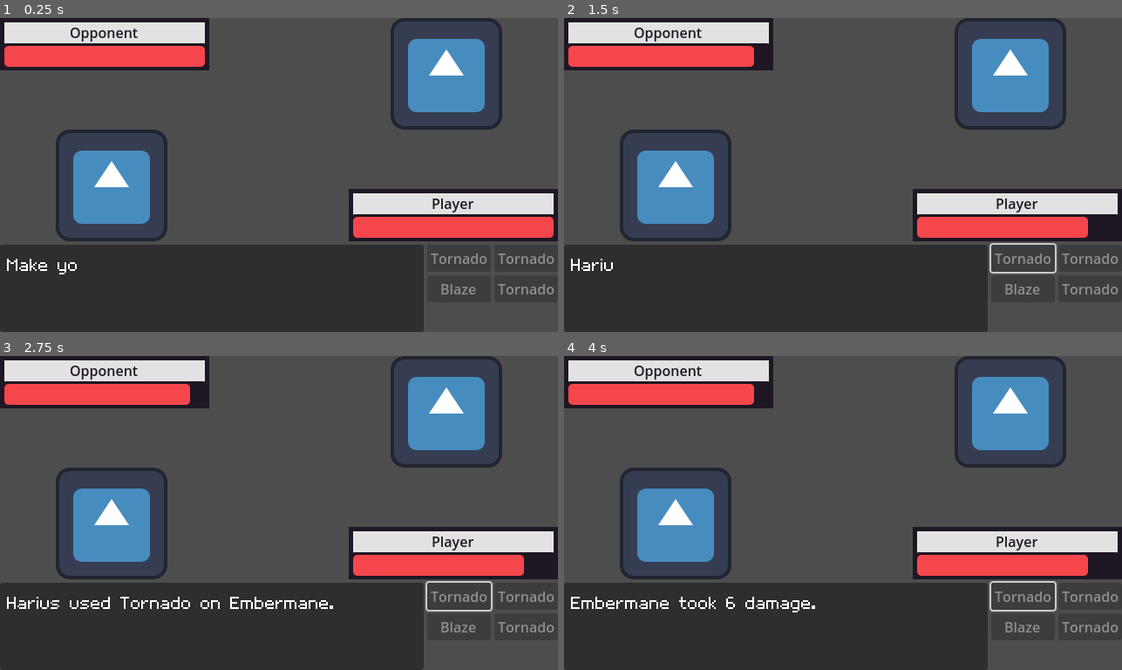
Above: before the commit, frames 1-4 (two rows, left to right).
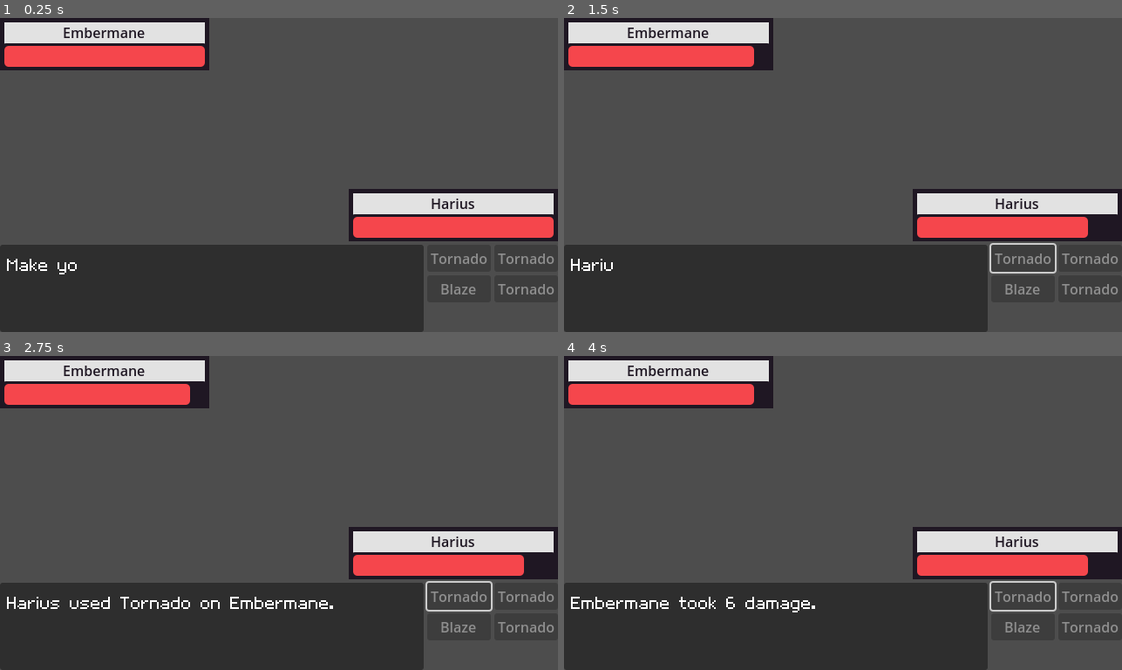
Above: after the commit, the same moments.

Repository: jadicodes/zodiac-battler
Game: Godot game, scene res://battle_arena/battle_arena.tscn
The game is run twice, just before and just after one commit, with the same random seed, the same clock (stepped at 60 frames per second) and the same inputs. The engine's default icon, where the game draws it, is replaced by a stand-in: a white triangle on a blue panel in a dark square.
Inputs:
- Up to frame 1 (0.25 s): no input
- Up to frame 2 (1.5 s): tap Space (advance_text) at 0.6 s; click "Tornado" at 1.25 s
- Up to frame 3 (2.75 s): tap Space (advance_text) at 2.1 s
- Up to frame 4 (4 s): tap Enter at 2.75 s; tap Space (advance_text) at 2.85, 3.6 s

The runs differ from the first frame. In frame 1, 8.5% of the frame differs, in the area x 10-90%, y 0-72%; in frame 2, 8.5%; in frame 3, 8.5%; in frame 4, 8.5%.

Commit message:
Display player names in PlayerInfo UI

Diff:
--- a/project/battle_arena/battle_arena.gd
+++ b/project/battle_arena/battle_arena.gd
@@ -16,8 +16,10 @@
 	_monster_self.fainted.connect(_lose)
 	_monster_self.damage_taken.connect(_self_decrease_health)
 	_monster_opponent.damage_taken.connect(_opponent_decrease_health)
-	%SelfHealthBar.on_game_start(_monster_self.get_total_health_points())
-	%OpponentHealthBar.on_game_start(_monster_opponent.get_total_health_points())
+
+	%OpponentPlayerInfo.set_player(_monster_opponent)
+	%SelfPlayerInfo.set_player(_monster_self)
+
 	_message_queue.queue_started.connect(_disable_move_buttons)
 	_message_queue.queue_depleted.connect(_enable_move_buttons)
 
@@ -82,11 +84,11 @@
 
 
 func _self_decrease_health(damage_amount: int) -> void:
-	%SelfHealthBar.subtract_health(damage_amount)
+	%SelfPlayerInfo.subtract_health(damage_amount)
 
 
 func _opponent_decrease_health(damage_amount: int) -> void:
-	%OpponentHealthBar.subtract_health(damage_amount)
+	%OpponentPlayerInfo.subtract_health(damage_amount)
 
 
 func _add_move_used_message(target: Monster, move: Move, monster: Monster) -> void:
--- a/project/battle_arena/battle_arena.tscn
+++ b/project/battle_arena/battle_arena.tscn
@@ -1,12 +1,11 @@
-[gd_scene load_steps=13 format=3 uid="uid://bi4etr5s1v3kc"]
+[gd_scene load_steps=10 format=3 uid="uid://bi4etr5s1v3kc"]
 
 [ext_resource type="Script" uid="uid://lxbgsksdckqd" path="res://battle_arena/battle_arena.gd" id="1_r4nqg"]
 [ext_resource type="Resource" uid="uid://c8u3hw5eqn458" path="res://monsters/breed/embermane.tres" id="2_lj2wh"]
 [ext_resource type="Script" uid="uid://c6p10u1cg3yux" path="res://monsters/monster.gd" id="3_ewqu3"]
 [ext_resource type="Resource" uid="uid://bmt1iiqphqefe" path="res://monsters/breed/harius.tres" id="4_etk7j"]
-[ext_resource type="Texture2D" uid="uid://c8dwb7jo0e1jy" path="res://icon.svg" id="5_etk7j"]
 [ext_resource type="PackedScene" uid="uid://bny50y62exih" path="res://battle_arena/textbox/textbox.tscn" id="5_ewqu3"]
-[ext_resource type="PackedScene" uid="uid://bi5q4u2esn6us" path="res://battle_arena/health_bar.tscn" id="5_uvb1j"]
+[ext_resource type="PackedScene" uid="uid://pw78k5es24iv" path="res://battle_arena/player_info/PlayerInfo.tscn" id="7_uvb1j"]
 [ext_resource type="Script" uid="uid://dvtydvip1p0w1" path="res://battle_arena/message_queue/message_queue.gd" id="8_akadq"]
 
 [sub_resource type="Resource" id="Resource_lj2wh"]
@@ -18,12 +17,6 @@
 script = ExtResource("3_ewqu3")
 _breed = ExtResource("4_etk7j")
 metadata/_custom_type_script = "uid://c6p10u1cg3yux"
-
-[sub_resource type="StyleBoxFlat" id="StyleBoxFlat_uvb1j"]
-bg_color = Color(0.12156863, 0.09019608, 0.13725491, 1)
-
-[sub_resource type="StyleBoxFlat" id="StyleBoxFlat_akadq"]
-bg_color = Color(0.8862745, 0.8862745, 0.8862745, 1)
 
 [node name="BattleArena" type="Control"]
 layout_mode = 3
@@ -48,112 +41,31 @@
 layout_mode = 2
 size_flags_vertical = 3
 
-[node name="OpponentInfo" type="Panel" parent="VBoxContainer/Control"]
-layout_mode = 0
-offset_right = 240.0
+[node name="OpponentPlayerInfo" parent="VBoxContainer/Control" instance=ExtResource("7_uvb1j")]
+unique_name_in_owner = true
+layout_mode = 1
+anchors_preset = 0
+anchor_right = 0.0
+anchor_bottom = 0.0
+offset_right = 0.0
 offset_bottom = 60.0
-theme_override_styles/panel = SubResource("StyleBoxFlat_uvb1j")
+grow_horizontal = 1
+grow_vertical = 1
+size_flags_horizontal = 0
 
-[node name="MarginContainer" type="MarginContainer" parent="VBoxContainer/Control/OpponentInfo"]
-layout_mode = 1
-anchors_preset = 15
-anchor_right = 1.0
-anchor_bottom = 1.0
-grow_horizontal = 2
-grow_vertical = 2
-theme_override_constants/margin_left = 5
-theme_override_constants/margin_top = 5
-theme_override_constants/margin_right = 5
-theme_override_constants/margin_bottom = 5
-
-[node name="Panel" type="Panel" parent="VBoxContainer/Control/OpponentInfo/MarginContainer"]
-layout_mode = 2
-theme_override_styles/panel = SubResource("StyleBoxFlat_akadq")
-
-[node name="VBoxContainer" type="VBoxContainer" parent="VBoxContainer/Control/OpponentInfo/MarginContainer/Panel"]
-layout_mode = 0
-offset_right = 230.0
-offset_bottom = 50.0
-grow_horizontal = 2
-grow_vertical = 2
-
-[node name="NameLabel" type="Label" parent="VBoxContainer/Control/OpponentInfo/MarginContainer/Panel/VBoxContainer"]
-layout_mode = 2
-theme_override_colors/font_color = Color(0.12156863, 0.09019608, 0.13725491, 1)
-text = "Opponent"
-horizontal_alignment = 1
-
-[node name="OpponentHealthBar" parent="VBoxContainer/Control/OpponentInfo/MarginContainer/Panel/VBoxContainer" instance=ExtResource("5_uvb1j")]
+[node name="SelfPlayerInfo" parent="VBoxContainer/Control" instance=ExtResource("7_uvb1j")]
 unique_name_in_owner = true
-layout_mode = 2
-
-[node name="SelfInfo" type="Panel" parent="VBoxContainer/Control"]
 layout_mode = 1
 anchors_preset = 3
 anchor_left = 1.0
 anchor_top = 1.0
-anchor_right = 1.0
-anchor_bottom = 1.0
 offset_left = -240.0
 offset_top = -60.0
+offset_right = 0.0
+offset_bottom = 0.0
 grow_horizontal = 0
 grow_vertical = 0
-theme_override_styles/panel = SubResource("StyleBoxFlat_uvb1j")
-
-[node name="MarginContainer" type="MarginContainer" parent="VBoxContainer/Control/SelfInfo"]
-layout_mode = 1
-anchors_preset = 15
-anchor_right = 1.0
-anchor_bottom = 1.0
-grow_horizontal = 2
-grow_vertical = 2
-theme_override_constants/margin_left = 5
-theme_override_constants/margin_top = 5
-theme_override_constants/margin_right = 5
-theme_override_constants/margin_bottom = 5
-
-[node name="Panel" type="Panel" parent="VBoxContainer/Control/SelfInfo/MarginContainer"]
-layout_mode = 2
-theme_override_styles/panel = SubResource("StyleBoxFlat_akadq")
-
-[node name="VBoxContainer" type="VBoxContainer" parent="VBoxContainer/Control/SelfInfo/MarginContainer/Panel"]
-layout_mode = 0
-offset_right = 230.0
-offset_bottom = 50.0
-grow_horizontal = 2
-grow_vertical = 2
-
-[node name="SelfLabel" type="Label" parent="VBoxContainer/Control/SelfInfo/MarginContainer/Panel/VBoxContainer"]
-layout_mode = 2
-theme_override_colors/font_color = Color(0.12156863, 0.09019608, 0.13725491, 1)
-text = "Player"
-horizontal_alignment = 1
-
-[node name="SelfHealthBar" parent="VBoxContainer/Control/SelfInfo/MarginContainer/Panel/VBoxContainer" instance=ExtResource("5_uvb1j")]
-unique_name_in_owner = true
-layout_mode = 2
-
-[node name="TextureRect" type="TextureRect" parent="VBoxContainer/Control"]
-layout_mode = 1
-anchors_preset = 2
-anchor_top = 1.0
-anchor_bottom = 1.0
-offset_left = 64.0
-offset_top = -128.0
-offset_right = 192.0
-grow_vertical = 0
-texture = ExtResource("5_etk7j")
-
-[node name="TextureRect2" type="TextureRect" parent="VBoxContainer/Control"]
-layout_mode = 1
-anchors_preset = 1
-anchor_left = 1.0
-anchor_right = 1.0
-offset_left = -192.0
-offset_right = -64.0
-offset_bottom = 128.0
-grow_horizontal = 0
-texture = ExtResource("5_etk7j")
+size_flags_horizontal = 0
 
 [node name="HBoxContainer" type="HBoxContainer" parent="VBoxContainer"]
 layout_mode = 2
--- a/project/battle_arena/health_bar.gd
+++ b/project/battle_arena/health_bar.gd
@@ -17,7 +17,7 @@
 	_update_health_bar()
 
 
-func on_game_start(max_health: int):
+func set_max_health(max_health: int):
 	max_value = max_health
 	_current_health = max_health
 	_update_health_bar()
--- /dev/null
+++ b/project/battle_arena/player_info/PlayerInfo.tscn
@@ -0,0 +1,62 @@
+[gd_scene load_steps=5 format=3 uid="uid://pw78k5es24iv"]
+
+[ext_resource type="Script" uid="uid://8xj0u1kfd7v5" path="res://battle_arena/player_info/player_info.gd" id="1_ynlxm"]
+[ext_resource type="PackedScene" uid="uid://bi5q4u2esn6us" path="res://battle_arena/health_bar.tscn" id="2_lem0m"]
+
+[sub_resource type="StyleBoxFlat" id="StyleBoxFlat_k54w4"]
+bg_color = Color(0.12156863, 0.09019608, 0.13725491, 1)
+
+[sub_resource type="StyleBoxFlat" id="StyleBoxFlat_i44ap"]
+bg_color = Color(0.8862745, 0.8862745, 0.8862745, 1)
+
+[node name="PlayerInfo" type="Control"]
+custom_minimum_size = Vector2(0, 60)
+layout_mode = 3
+anchors_preset = 15
+anchor_right = 1.0
+anchor_bottom = 1.0
+offset_right = -400.0
+offset_bottom = -300.0
+grow_horizontal = 2
+grow_vertical = 2
+script = ExtResource("1_ynlxm")
+
+[node name="OpponentInfo" type="Panel" parent="."]
+layout_mode = 0
+offset_right = 240.0
+offset_bottom = 60.0
+theme_override_styles/panel = SubResource("StyleBoxFlat_k54w4")
+
+[node name="MarginContainer" type="MarginContainer" parent="OpponentInfo"]
+layout_mode = 1
+anchors_preset = 15
+anchor_right = 1.0
+anchor_bottom = 1.0
+grow_horizontal = 2
+grow_vertical = 2
+theme_override_constants/margin_left = 5
+theme_override_constants/margin_top = 5
+theme_override_constants/margin_right = 5
+theme_override_constants/margin_bottom = 5
+
+[node name="Panel" type="Panel" parent="OpponentInfo/MarginContainer"]
+layout_mode = 2
+theme_override_styles/panel = SubResource("StyleBoxFlat_i44ap")
+
+[node name="VBoxContainer" type="VBoxContainer" parent="OpponentInfo/MarginContainer/Panel"]
+layout_mode = 0
+offset_right = 230.0
+offset_bottom = 50.0
+grow_horizontal = 2
+grow_vertical = 2
+
+[node name="NameLabel" type="Label" parent="OpponentInfo/MarginContainer/Panel/VBoxContainer"]
+unique_name_in_owner = true
+layout_mode = 2
+theme_override_colors/font_color = Color(0.12156863, 0.09019608, 0.13725491, 1)
+text = "Opponent"
+horizontal_alignment = 1
+
+[node name="HealthBar" parent="OpponentInfo/MarginContainer/Panel/VBoxContainer" instance=ExtResource("2_lem0m")]
+unique_name_in_owner = true
+layout_mode = 2
--- /dev/null
+++ b/project/battle_arena/player_info/player_info.gd
@@ -0,0 +1,10 @@
+extends Control
+
+
+func set_player(player: Monster) -> void:
+	%NameLabel.text = player.get_monster_name()
+	%HealthBar.set_max_health(player.get_total_health_points())
+
+
+func subtract_health(amount) -> void:
+	%HealthBar.subtract_health(amount)
Not shown, added: project/battle_arena/player_info/player_info.gd.uid
Binary file changed: project/i18n/translations.en_US.translation
